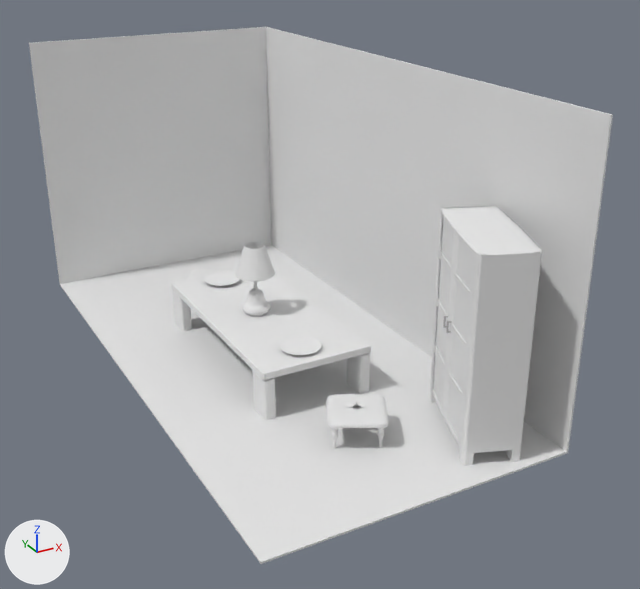
Two versions of the Blender file House builder/Assets/Models/Rooms/Living_Level1_Room.blend, one commit apart.
Before and after are seen from a 50 mm camera at (-4.84, -12.38, 15.45) aimed at (0.48, -2.7, 10.6). Every picture has the same lights, and +X, +Y and +Z are marked at lower left.

Objects in the first picture: 'Cube', 'Cube.001', 'Cube.002', 'Handle.001', 'Lamp', 'Room_Bordered.001'.
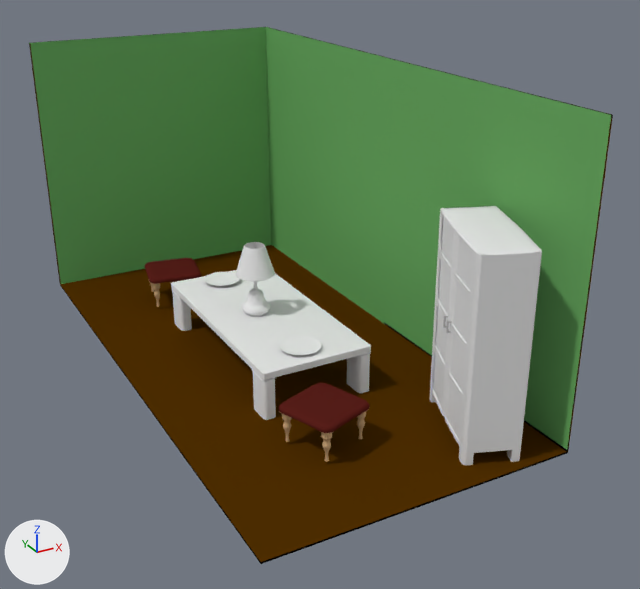
The change in detail:
Picture 'Chair_texture' (img_chair_texture) is new.
Picture 'Living_room_texture' (img_living_room_texture) is new.
In material 'Material_room' (mat_material_room), base_color is no longer (0.8, 0.8, 0.8), white #e7e7e7.
In material 'Material_room' (mat_material_room), texture is now set to img_living_room_texture.
Material 'Material_Chair' (mat_material_chair) is new.
Its texture is img_chair_texture.
me_cube_002 is used by ob_cube_001; location (0.0, 0.18, 9.88); rotation (0.0, 0.0, -2.193), in degrees (0, 0, -126); scale (0.361, 0.361, 0.0352).
me_cube_002 had 63 vertices, 56 faces and spanned x -1.0..0.0, y 0.0..1.0, z -10.0..1.0.
me_cube_002 now has 274 vertices, 272 faces and spans x -1.0..1.0, y -1.0..1.0, z -11.73..1.0.
me_cube_002 part 1: 28 vertices moved from x -0.92..-0.58, y 0.58..0.92, z -7.87..-1.38 to x -0.92..-0.58, y 0.58..0.92, z -5.5..-1.56; 8 vertices removed from x -0.82..-0.68, y 0.68..0.82, z -10.0..-9.82; 219 vertices added at x -1.0..1.0, y -1.0..1.0, z -11.73..1.0.
me_cube_002 part 2: 47 faces spanning x -1.0..0.0, y 0.0..1.0, z -5.5..1.0 switch from no material to mat_material_chair (picture img_chair_texture).
Mesh me_cube_003 is new.
It has 274 vertices, 272 faces and spans x -1.0..1.0, y -1.0..1.0, z -11.73..1.0.
It uses material mat_material_chair (picture img_chair_texture).
Object 'Cube.001' (ob_cube_001) now shows me_cube_003 instead of me_cube_002.
Object 'Cube.001' (ob_cube_001) moves from (0.0, 0.18, 9.88) to (-0.5, 0.47, 10.04).
Object 'Cube.002' (ob_cube_002) moves from (0.0, -4.49, 9.88) to (-0.42, -4.45, 10.04).
Object 'Cube.002' (ob_cube_002) turns from (0, 0, -28) to (0, 0, 20) degrees about x, y and z.
Object 'Cube.002' (ob_cube_002) is rescaled from (0.361, 0.361, 0.0352) to (0.415, 0.415, 0.0405).
Object 'Cube.002' (ob_cube_002) loses its MIRROR modifier named 'Mirror'.
Modifier setting removed (it was use_axis = (True, True, False)).
Modifier setting removed (it was use_clip = True).

Boxes [x1, y1, x2, y2] around the edits, measured in the pictures (640 x 589 px):
'Room_Bordered.001', surface changed
    both: [29, 27, 613, 564]
'Cube.002', reshaped, moved, turned, rescaled, modifiers changed
    before: [326, 394, 388, 448]
    after: [279, 382, 370, 462]
'Cube.001', reshaped, moved
    before: [186, 269, 228, 280]
    after: [145, 258, 201, 307]
part 1 of me_cube_002, built on
    before: [333, 442, 382, 448]
    after: [283, 382, 370, 462]
part 2 of me_cube_002, recoloured
    before: [186, 269, 388, 442]
    after: [279, 393, 324, 425]
